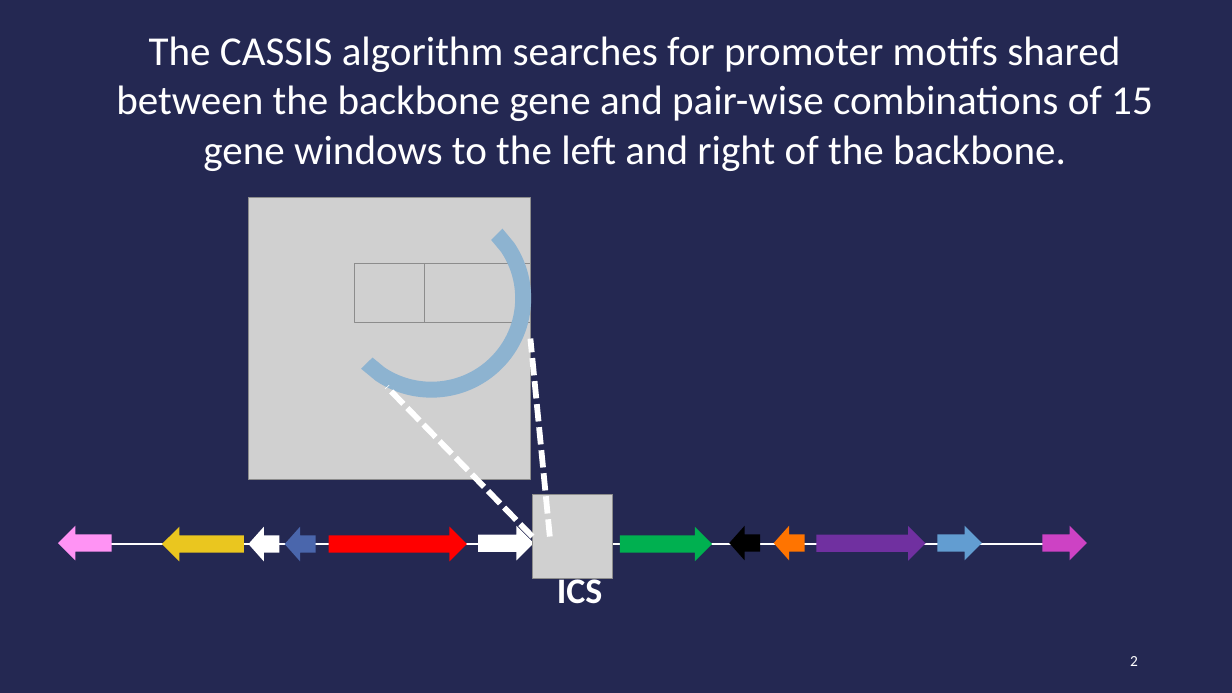
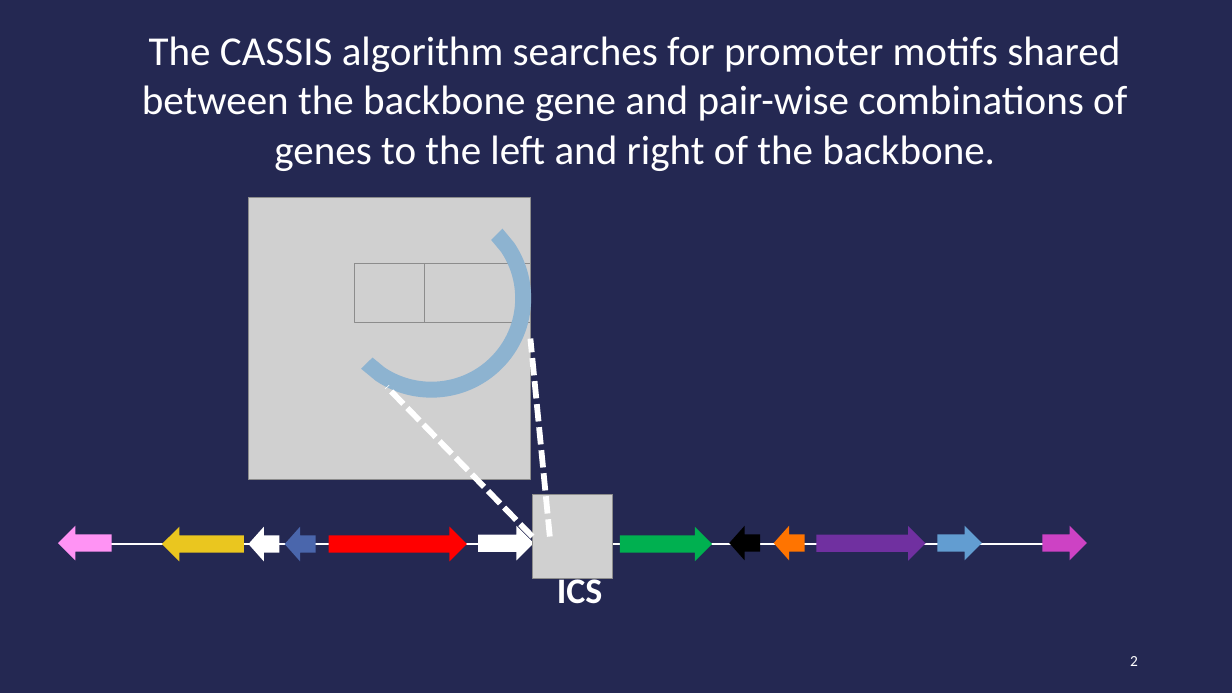
Before and after one commit to gnick18/FungalICS_Website, a slide deck: slide 2 of Images/CassisExplanation.pptx. Drawn at 1232x693 pixels with LibreOffice and Linux fonts; fonts in the diff are those of the drawing; grey boxes stand for pictures. Boxes give left, top, right and bottom in pixels: in the first picture for what was removed or moved away, otherwise in the second. Text is boxed around its words. In the diff, an @@ line names an element or a change of style, - is before the commit and + after.

```diff
--- a/Images/CassisExplanation.pptx
+++ b/Images/CassisExplanation.pptx
@@ text at <box>142,36,1127,171</box>: text changed @@
-The CASSIS algorithm searches for promoter motifs shared between the backbone gene and pair-wise combinations of 15 gene windows to the left and right of the backbone.
+The CASSIS algorithm searches for promoter motifs shared between the backbone gene and pair-wise combinations of genes to the left and right of the backbone.
```
Also in this commit, not shown: 4 other slides changed, 2 slides added, 10 other files.
